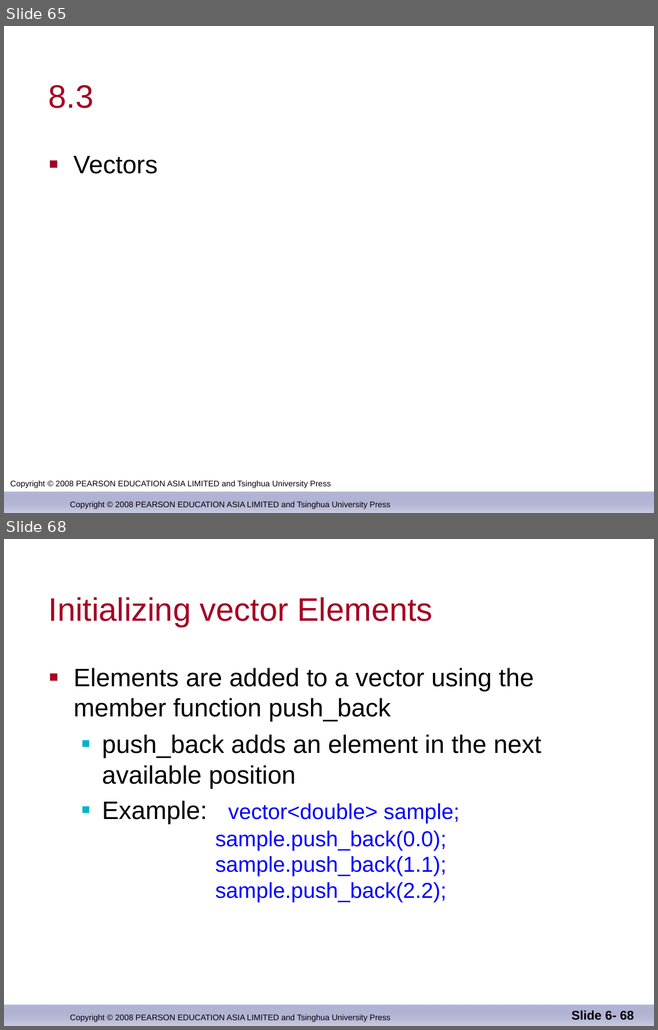
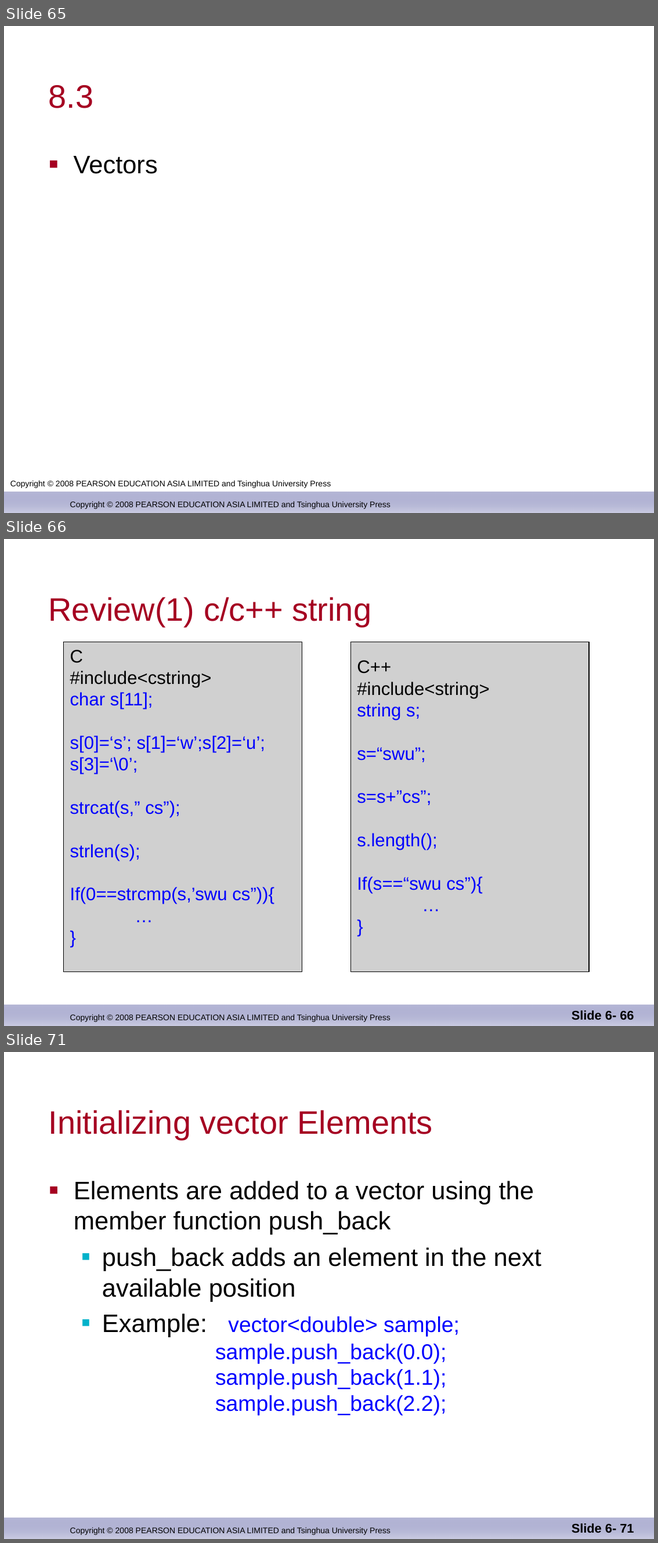
Before and after one commit to djuanbei/CPLUSPLUS, a slide deck: ppt/Chapter 8.ppt. Shown one above the other, each under a label of ours: slides 65 and 68 before the commit, slides 65, 66 and 71 after it; the slides between them are not shown. The pictures are 658x1030 and 658x1543 pixels, drawn with LibreOffice and Linux fonts; fonts in the diff are those of the drawing; grey boxes stand for pictures; background and template pictures are left out. Boxes give left, top, right and bottom in pixels: in the first picture for what was removed or moved away, otherwise in the second. Text is boxed around its words. In the diff, an @@ line names an element or a change of style, - is before the commit and + after.

```diff
--- a/ppt/Chapter 8.ppt
+++ b/ppt/Chapter 8.ppt
@@ slide 66 added at box(4, 539, 654, 1026), background #FFFFFF; not listed: 2 template elements that a slide beside it also shows @@
@@ title added at box(49, 597, 371, 627), 36 pt, text #A50021 @@
+Review(1) c/c++ string
@@ picture added at box(64, 642, 302, 972), 20 pt, text #0000FF @@
+C
+#include<cstring>
+  char s[11];
+  s[0]=‘s’; s[1]=‘w’;s[2]=‘u’;
+  s[3]=‘\0’;
+  strcat(s,” cs”);
+  strlen(s);
+  If(0==strcmp(s,’swu cs”)){
+  …
+  }
@@ picture added at box(350, 642, 589, 972), 20 pt, text #0000FF @@
+C++
+#include<string>
+  string s;
+  s=“swu”;
+  s=s+”cs”;
+  s.length();
+  If(s==“swu cs”){
+  …
+  }
@@ page number added at box(571, 1011, 633, 1020), 14 pt, text #000000, bold @@
+Slide 6- 66
@@ what was slide 68 is now slide 71 @@
@@ page number at box(571, 1524, 633, 1533): text changed @@
-Slide 6- 68
+Slide 6- 71
```
Also in this commit, not shown: 5 slides changed, 3 other slides added, 1 other file.
